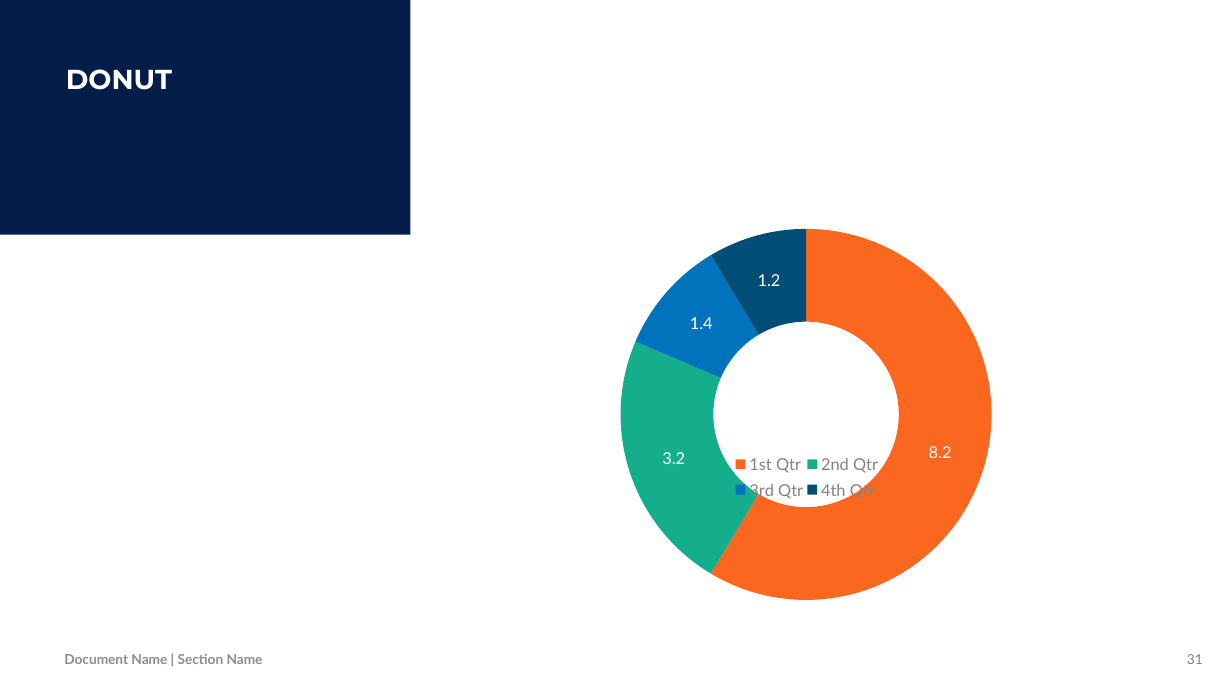
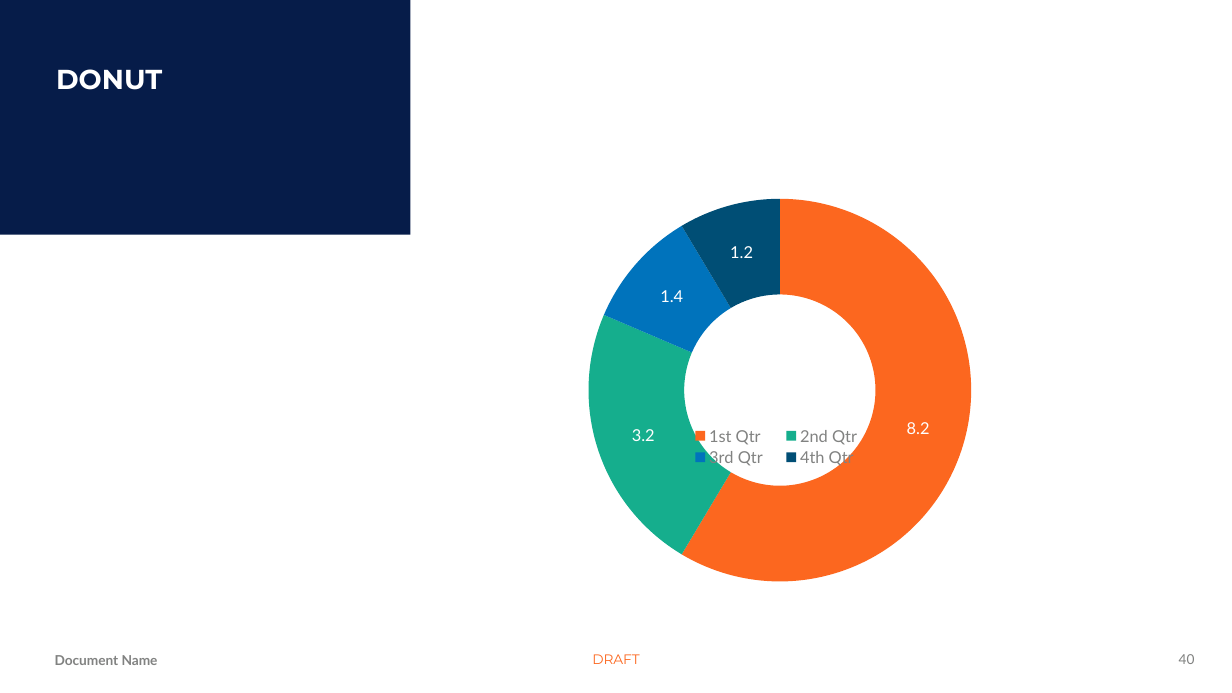
Before and after one commit to Jamison413/kevmaitland-PoshAnt, a slide deck: slide 40 of Intune-WinApp/OfficeThemes/Blank.potx (slide 31 before the commit). Drawn at 1232x693 pixels with LibreOffice and Linux fonts; fonts in the diff are those of the drawing; background and template pictures are left out. Boxes give left, top, right and bottom in pixels: in the first picture for what was removed or moved away, otherwise in the second. Text is boxed around its words. In the diff, an @@ line names an element or a change of style, - is before the commit and + after.

```diff
--- a/Intune-WinApp/OfficeThemes/Blank.potx
+++ b/Intune-WinApp/OfficeThemes/Blank.potx
@@ text "DONUT" at (56,69,162,90): more space between paragraphs @@
@@ doughnut chart at (433,188,1163,599) @@
@@ plot area changed @@
@@ doughnut chart: place and size @@
-doughnut chart at (494,125,1051,646)
+doughnut chart at (433,188,1163,599)
@@ text added at (55,655,158,665), 10 pt, text #818281, bold @@
+Document Name
@@ text removed at (64,654,263,664) @@
-Document Name | Section Name
@@ text added at (592,654,639,664), 10 pt, text #FC671F @@
+DRAFT
@@ page number added at (1179,654,1195,664), 10 pt, text #818281 @@
+40
@@ page number removed at (1187,654,1203,664) @@
-31
```
Also in this commit, not shown: 26 other slides changed, 60 slides added, 38 slides removed, 2 other files.
